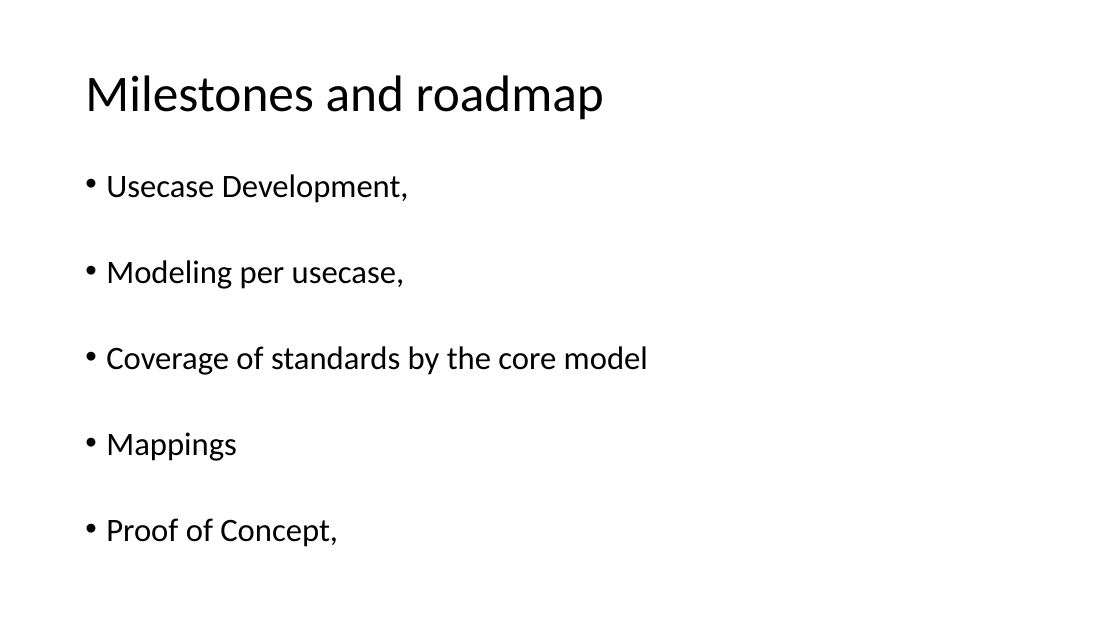
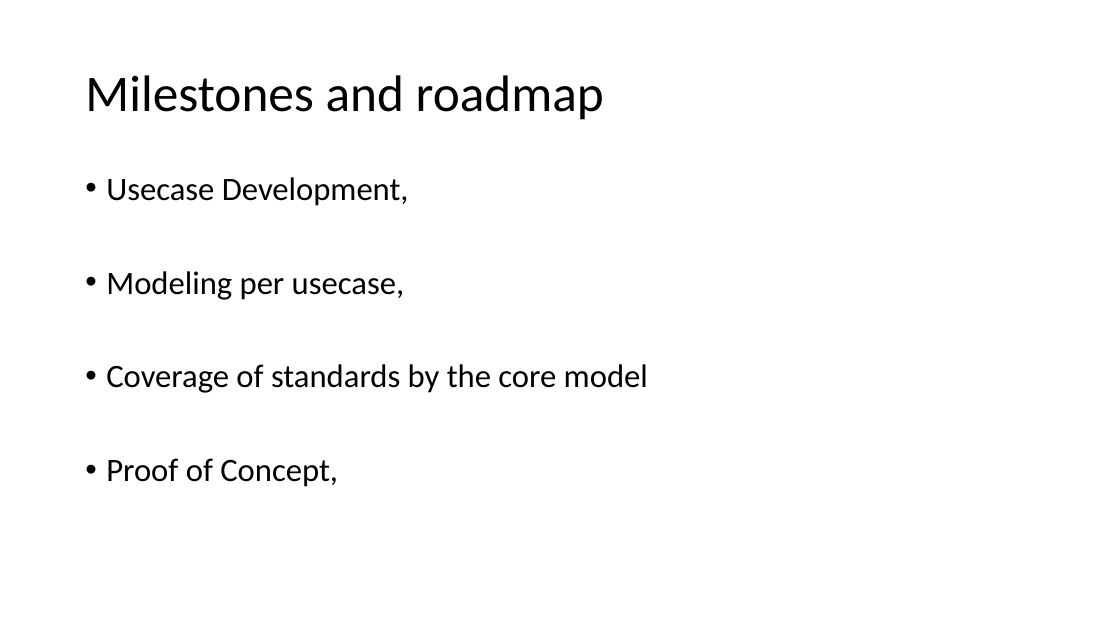
Before and after one commit to federatedplatforms/FEDeRATED-Semantic-Model, a slide deck: slide 17 of Presentation/Logistic_KnowledgeGraph.pptx (slide 18 before the commit). Drawn at 1120x630 pixels with LibreOffice and Linux fonts; fonts in the diff are those of the drawing. Boxes give left, top, right and bottom in pixels: in the first picture for what was removed or moved away, otherwise in the second. Text is boxed around its words. In the diff, an @@ line names an element or a change of style, - is before the commit and + after.

```diff
--- a/Presentation/Logistic_KnowledgeGraph.pptx
+++ b/Presentation/Logistic_KnowledgeGraph.pptx
@@ text "Usecase Development," at bbox=[106, 177, 648, 487]: line spacing 0.8 to 0.9 @@
@@ text at bbox=[106, 432, 236, 461]: paragraph removed @@
-• Mappings
```
Also in this commit, not shown: 2 other slides changed, 1 slide added, 2 slides removed.
